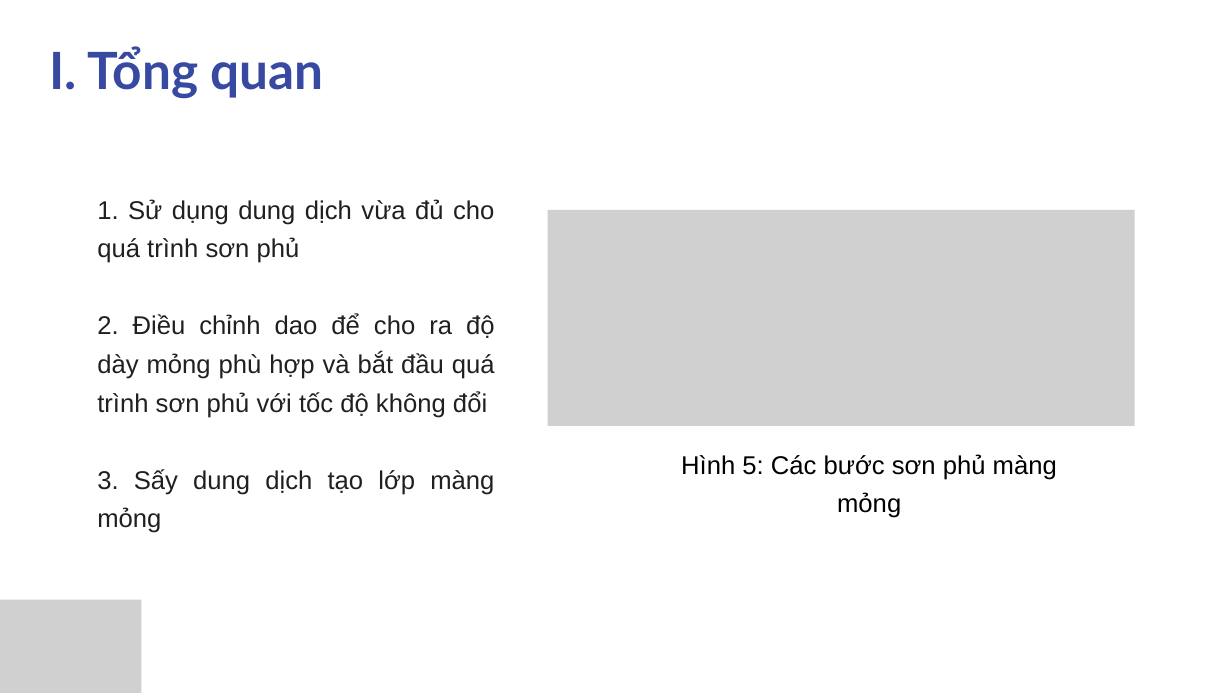
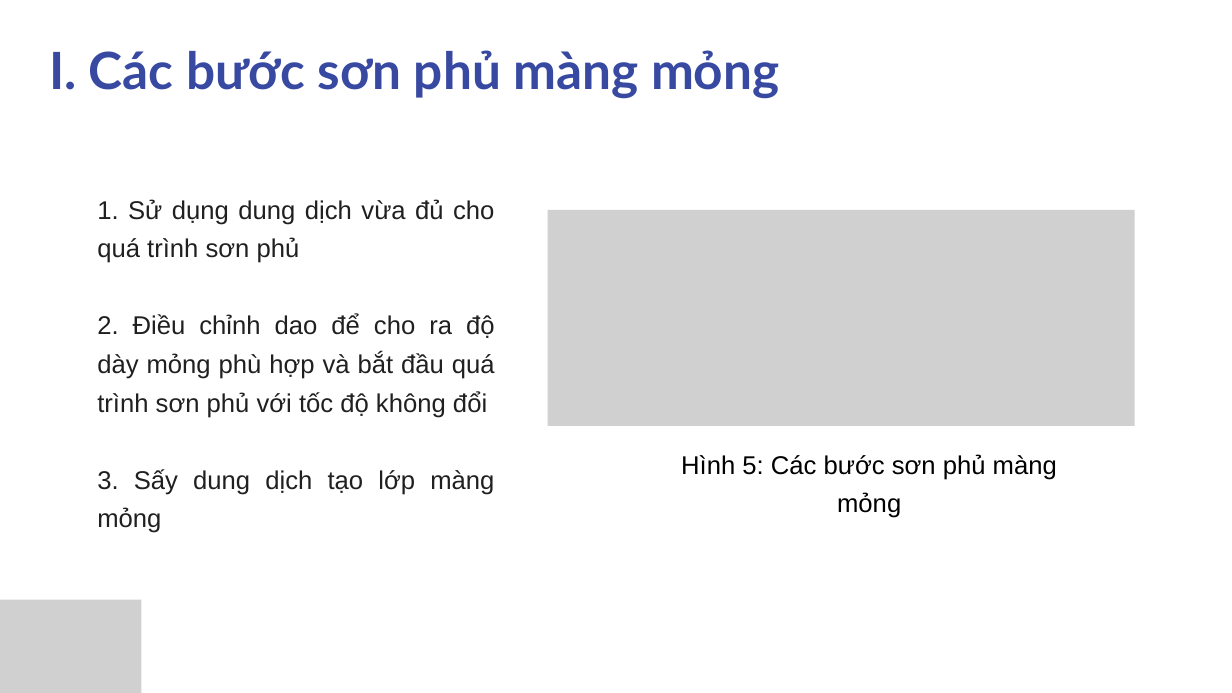
Before and after one commit to sptjerry19/bladecoating, a slide deck: slide 8 of reports/slide/Thiet-ke-Che-tao-May-Trang-Phu-Mang-Mong-ung-dung-trong-linh-kien-chuyen-doi-djien-nang-24032025.pptx (slide 7 before the commit). Drawn at 1232x693 pixels with LibreOffice and Linux fonts; fonts in the diff are those of the drawing; grey boxes stand for pictures. Boxes give left, top, right and bottom in pixels: in the first picture for what was removed or moved away, otherwise in the second. Text is boxed around its words. In the diff, an @@ line names an element or a change of style, - is before the commit and + after.

```diff
--- a/reports/slide/Thiet-ke-Che-tao-May-Trang-Phu-Mang-Mong-ung-dung-trong-linh-kien-chuyen-doi-djien-nang-24032025.pptx
+++ b/reports/slide/Thiet-ke-Che-tao-May-Trang-Phu-Mang-Mong-ung-dung-trong-linh-kien-chuyen-doi-djien-nang-24032025.pptx
@@ text at bbox=[49, 50, 780, 99]: text changed @@
-I. Tổng quan
+I. Các bước sơn phủ màng mỏng
```
Also in this commit, not shown: 6 other slides changed, 4 slides added, 1 slide removed.
